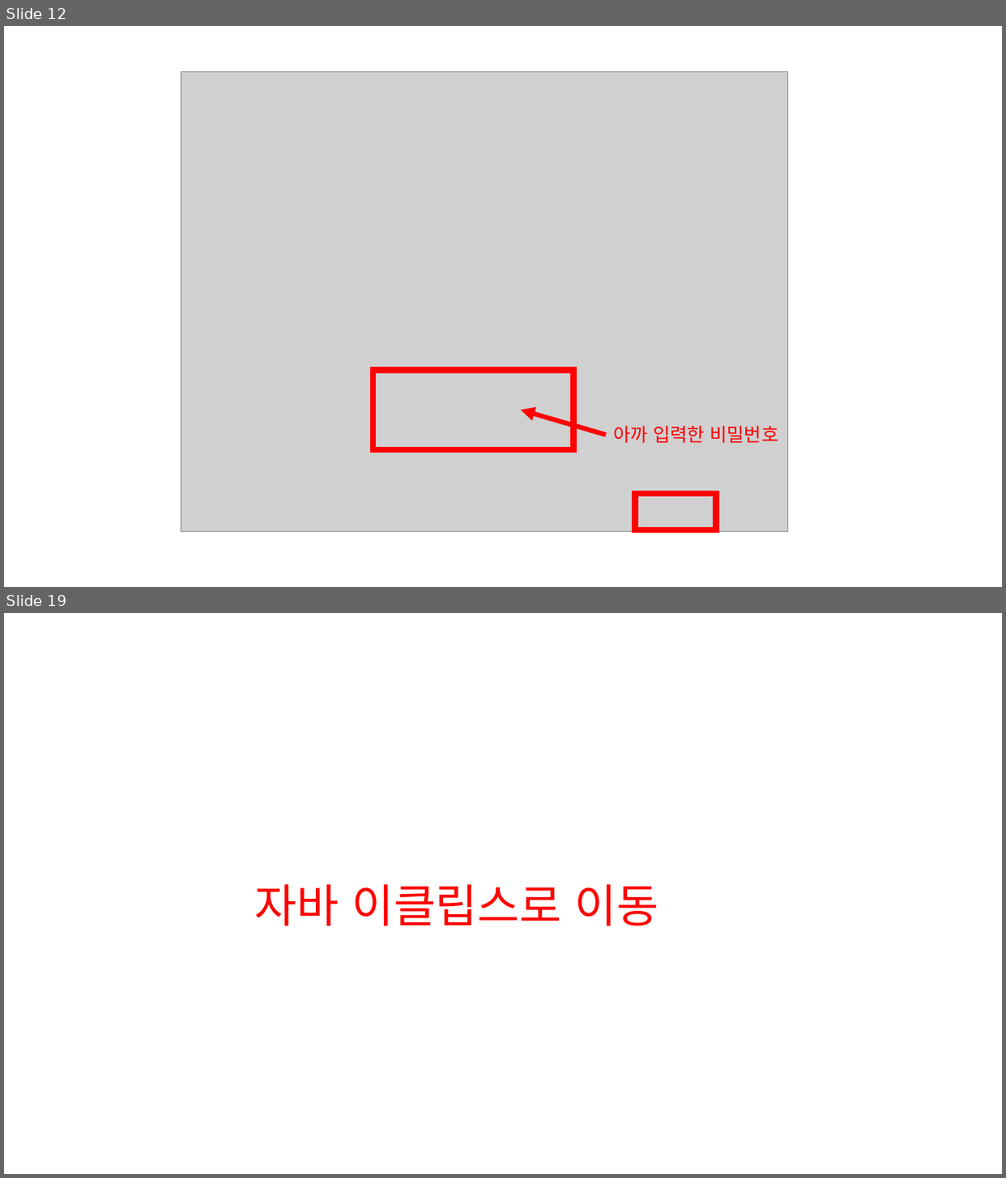
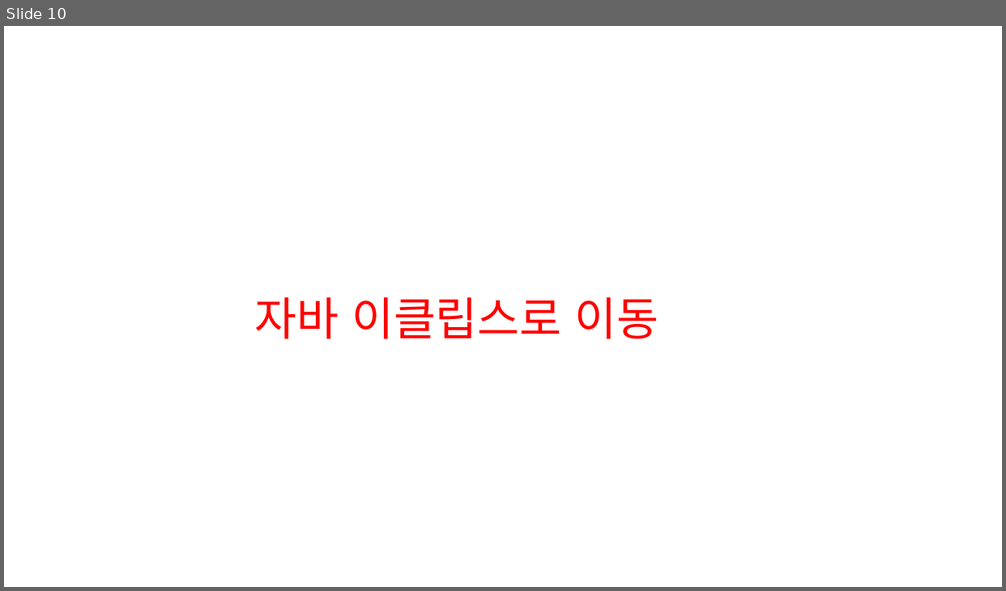
Before and after one commit to ssssksss/ReactBlog, a slide deck: public/img/jsp2_4.pptx. Shown one above the other, each under a label of ours: slides 12 and 19 before the commit, slide 10 after it; the slides between them are not shown. The pictures are 1006x1178 and 1006x591 pixels, drawn with LibreOffice and Linux fonts; fonts in the diff are those of the drawing; grey boxes stand for pictures. Boxes give left, top, right and bottom in pixels: in the first picture for what was removed or moved away, otherwise in the second. Text is boxed around its words. In the diff, an @@ line names an element or a change of style, - is before the commit and + after.

```diff
--- a/public/img/jsp2_4.pptx
+++ b/public/img/jsp2_4.pptx
@@ slide 12 removed at [4, 26, 1002, 587], background #FFFFFF @@
@@ picture removed at [181, 71, 787, 532] @@
@@ rectangle removed at [373, 370, 573, 450] @@
@@ arrow removed from (606, 435) to (521, 410) @@
@@ text removed at [613, 426, 778, 443] @@
-아까 입력한 비밀번호
@@ rectangle removed at [635, 494, 716, 531] @@
@@ what was slide 19 is now slide 10 @@
```
Also in this commit, not shown: 14 slides added, 20 other slides removed, 25 other files.
